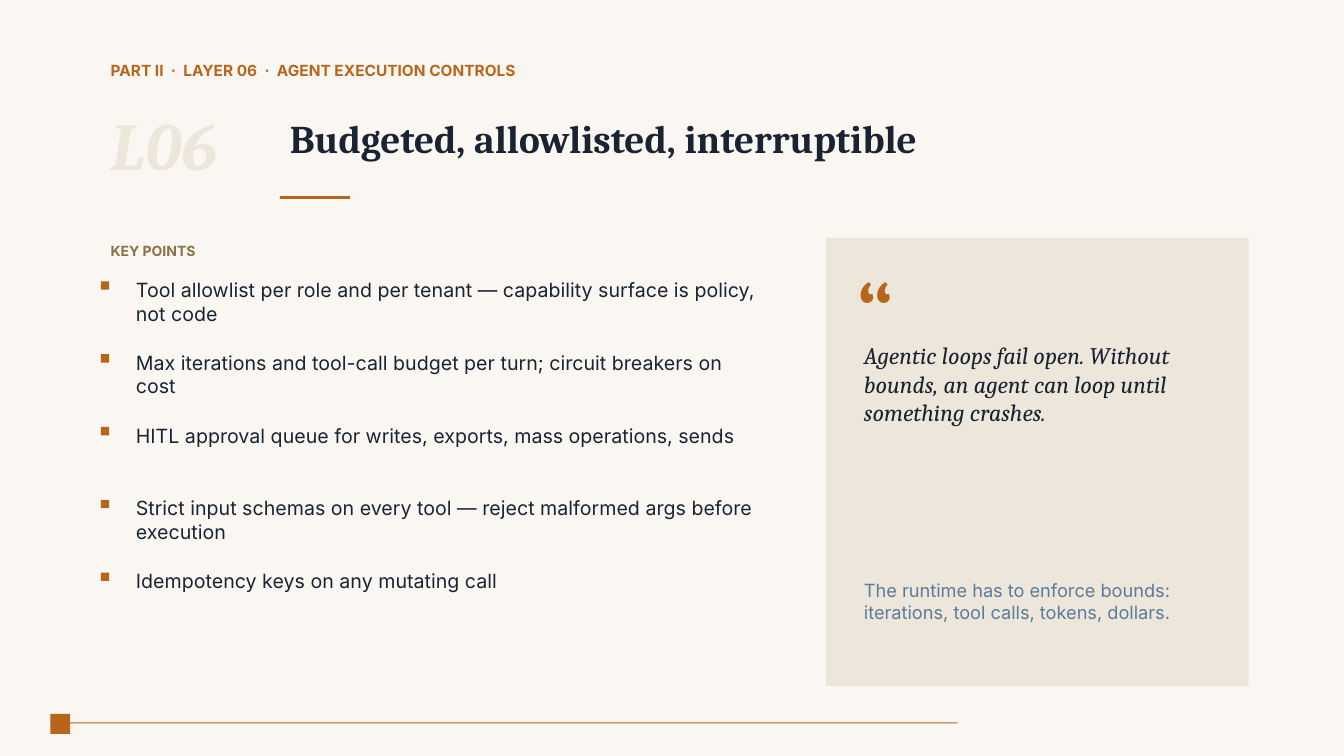
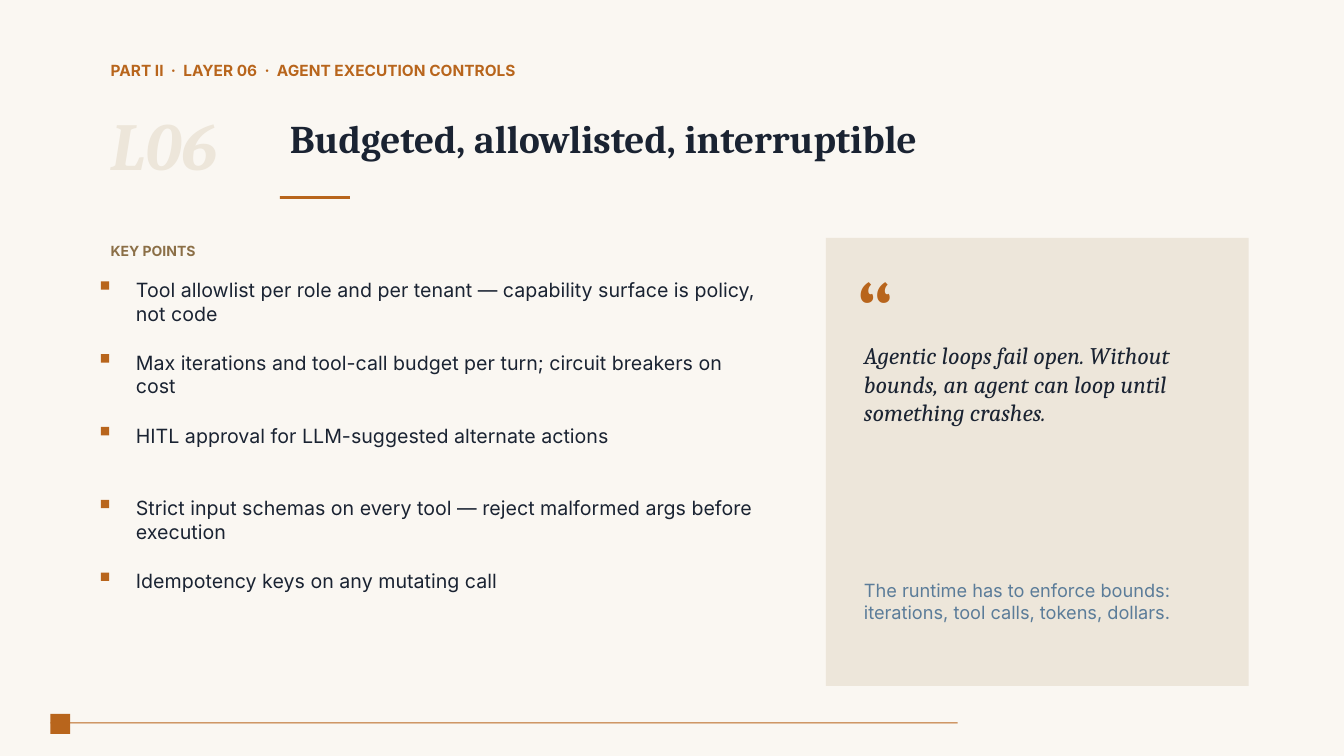
Before and after one commit to srsubramanian/AgentHub-Starter, a slide deck: slide 10 of Claude-by-Anthropic-for-PowerPoint.pptx (slide 12 before the commit). Drawn at 1344x756 pixels with LibreOffice and Linux fonts; fonts in the diff are those of the drawing. Boxes give left, top, right and bottom in pixels: in the first picture for what was removed or moved away, otherwise in the second. Text is boxed around its words. In the diff, an @@ line names an element or a change of style, - is before the commit and + after.

```diff
--- a/Claude-by-Anthropic-for-PowerPoint.pptx
+++ b/Claude-by-Anthropic-for-PowerPoint.pptx
@@ text at (136, 428, 608, 448): text changed @@
-HITL approval queue for writes, exports, mass operations, sends
+HITL approval for LLM-suggested alternate actions
```
Also in this commit, not shown: 9 other slides changed, 10 slides removed, 2 other files.
